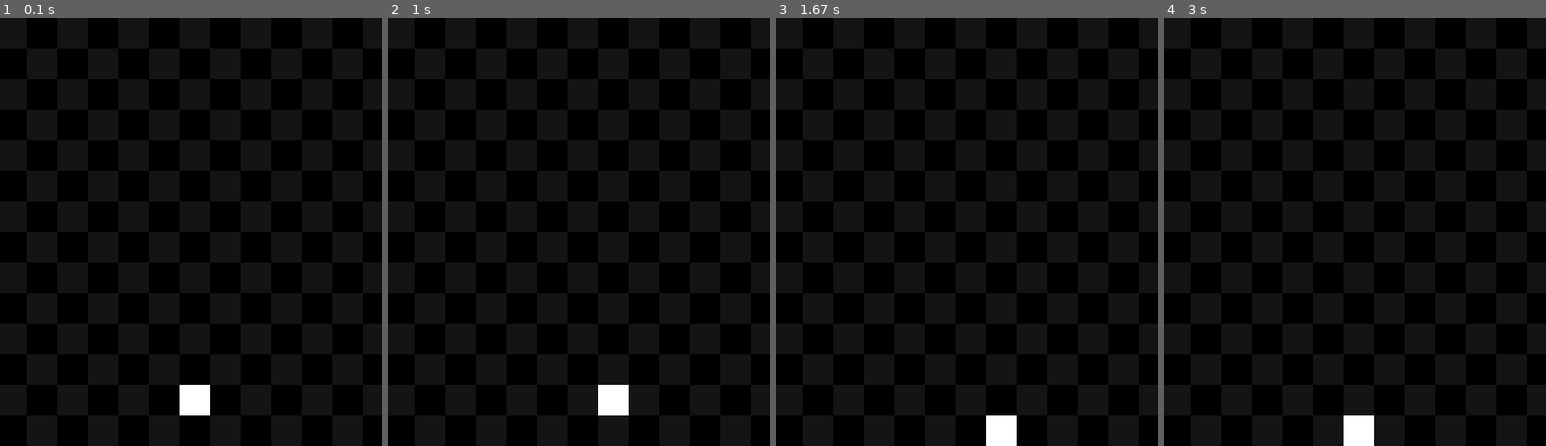
Above: before the commit, frames 1-4 (left to right).
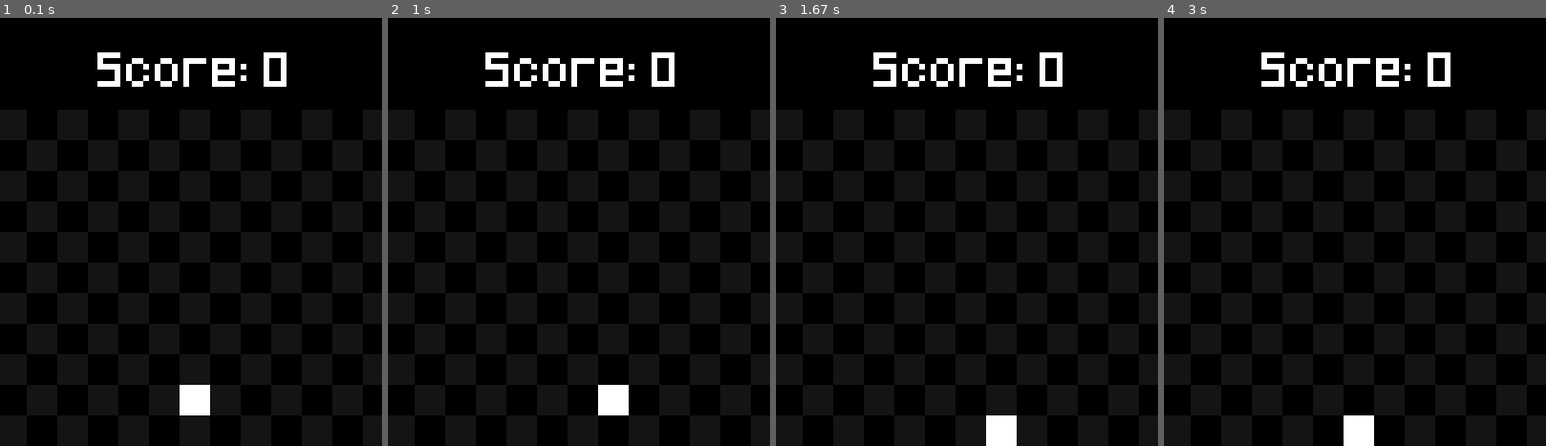
Above: after the commit, the same moments.

Repository: johan-l-r/pygame_snake
Game: pygame game, started from main.py
The game is run twice, just before and just after one commit, with the same random seed, the same clock (stepped at 60 frames per second) and the same inputs.
Inputs:
- Up to frame 1 (0.1 s): no input
- Up to frame 2 (1 s): tap W at 0.33 s; hold Right from 0.67 s (still down)
- Up to frame 3 (1.67 s): release Right at 1.13 s; tap S at 1.5 s
- Up to frame 4 (3 s): hold Left 2.33-2.87 s
The pictures show only the part of the screen within x 24-74%, y 0-50%; the shares and areas given below are measured in that part.
In our replay, the window is 800x800 before the commit and 800x896 after it. These sizes can differ from the game's own. Grey fills any space a smaller window leaves; there, only what the larger window draws over its background counts as a difference.

The runs differ from the first frame. In frame 1, 1.5% of the frame differs, in the area x 25-75%, y 8-17%; in frame 2, 1.5%; in frame 3, 1.5%; in frame 4, 1.5%.

Commit message:
feat: add score board to the game
every time the snake gets an apple the score updates

Diff:
--- a/main.py
+++ b/main.py
@@ -5,20 +5,28 @@
 
 is_running = True
 
-WINDOW_SIZE = 800 # 800x800
+WINDOW_WIDTH = 800
+WINDOW_HEIGHT = 896
+
+SCORE_BAR_WIDTH = WINDOW_WIDTH
+SCORE_BAR_HEIGHT = 96
+
+GRID_SIZE = WINDOW_WIDTH
+
 MAX_CELLS = 25
-CELL_SIZE = WINDOW_SIZE / MAX_CELLS
+CELL_SIZE = GRID_SIZE / MAX_CELLS
+
+snake_x_pos = 12 * CELL_SIZE
+snake_y_pos = 12 * CELL_SIZE
+
+score = 0
+move_timer = 0
+move_time = 5
 
 # [0] = x [1] = y
 movement_direction = [1, 0]
 
-snake_x_pos = 12 * CELL_SIZE
-snake_y_pos = 12 * CELL_SIZE
-
-move_timer = 0
-move_time = 5
-
-window = pg.display.set_mode((800, 800))
+window = pg.display.set_mode((WINDOW_WIDTH, WINDOW_HEIGHT))
 
 snake_head = pg.Rect(snake_x_pos, snake_y_pos, CELL_SIZE, CELL_SIZE)
 apple = pg.Rect(
@@ -27,12 +35,17 @@
   CELL_SIZE, CELL_SIZE
 )
 
+font = pg.font.Font("./assets/fonts/Pixeled.ttf", 30)
+font_surface = font.render("Score: " + str(score), True, (255, 255, 255))
+
+score_surface = pg.Surface((SCORE_BAR_WIDTH, SCORE_BAR_HEIGHT))
+
 def draw_grid():
   current_cell_color = (0, 0, 0)
 
   for row in range(MAX_CELLS):
     for col in range(MAX_CELLS):
-      cell = pg.Rect(row * CELL_SIZE, col * CELL_SIZE, CELL_SIZE, CELL_SIZE)
+      cell = pg.Rect(row * CELL_SIZE, SCORE_BAR_HEIGHT + col * CELL_SIZE, CELL_SIZE, CELL_SIZE)
 
       # create chess board pattern
       if (row + col) % 2 == 0:
@@ -56,6 +69,8 @@
       if (event.key == pg.K_d or event.key == pg.K_RIGHT) and movement_direction[0] != -1:
         movement_direction = [1, 0]
 
+  window.fill((0, 0, 0))
+
   # update game
   move_timer += 0.1
 
@@ -67,12 +82,23 @@
 
   if snake_head.colliderect(apple):
     move_time -= 0.01
+
     apple.x = int(random.randint(0, MAX_CELLS - 1) * CELL_SIZE)
     apple.y = int(random.randint(0, MAX_CELLS - 1) * CELL_SIZE)
+
+    score += 1
+
+    score_surface.fill((0, 0, 0))
+    font_surface = font.render("Score: " + str(score), True, (255, 255, 255))
 
   # draw game
   draw_grid()
   pg.draw.rect(window, (255, 255, 255), snake_head)
   pg.draw.rect(window, (255, 0, 0), apple)
+  window.blit(score_surface, (0, 0))
+  score_surface.blit(font_surface, (
+    (score_surface.get_rect().width - font_surface.get_rect().width) / 2,
+    (score_surface.get_rect().height - font_surface.get_rect().height) / 2
+  ))
 
   pg.display.flip()
Binary file added: assets/fonts/Pixeled.ttf
